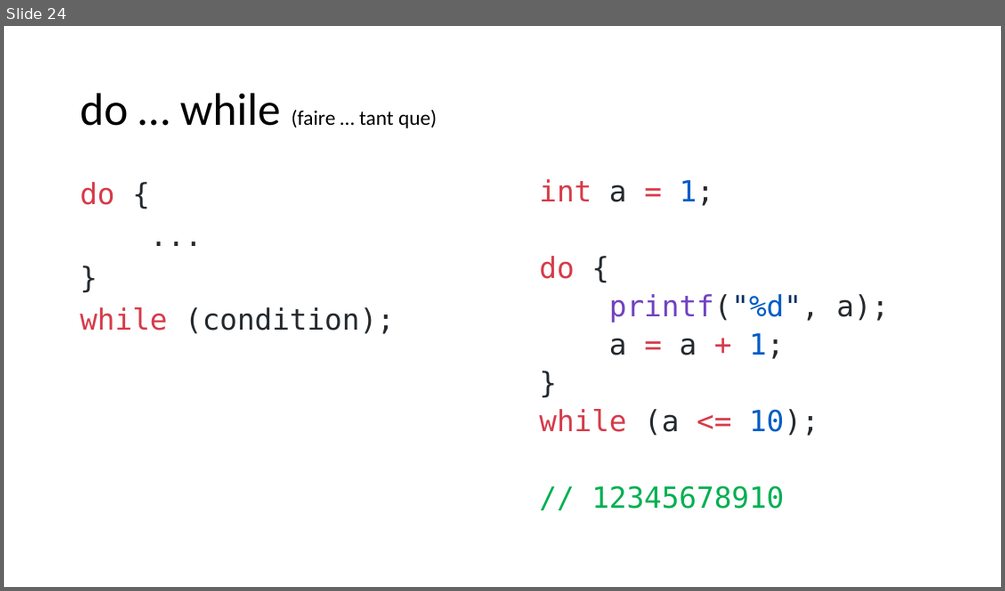
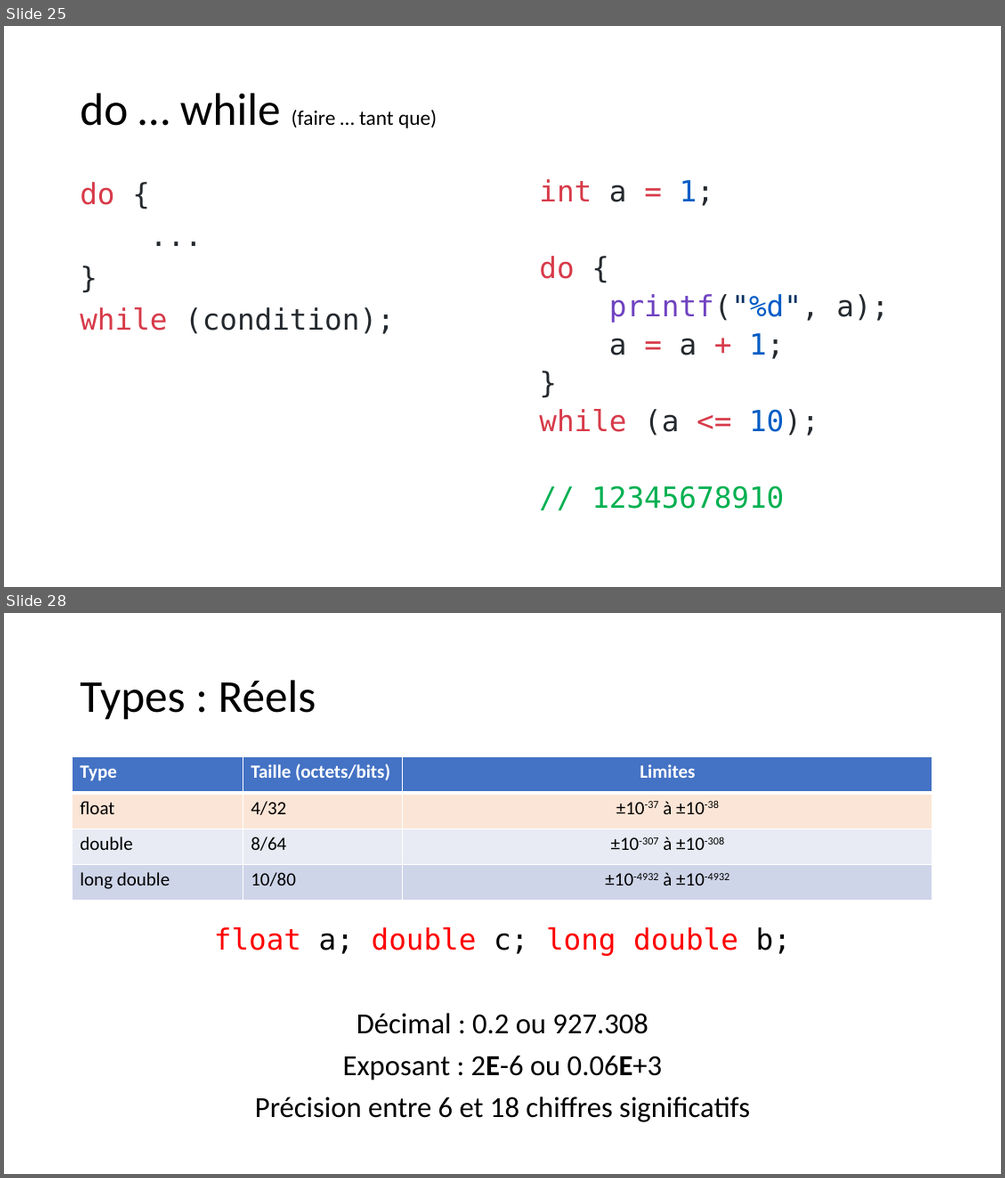
Before and after one commit to Firestorm49/bts-1, a slide deck: 02_C/02_Types-et-operateurs/Types et opérateurs en C.pptx. Shown one above the other, each under a label of ours: slide 24 before the commit, slides 25 and 28 after it; the slides between them are not shown. The pictures are 1005x591 and 1005x1178 pixels, drawn with LibreOffice and Linux fonts; fonts in the diff are those of the drawing. Boxes give left, top, right and bottom in pixels: in the first picture for what was removed or moved away, otherwise in the second. Text is boxed around its words. In the diff, an @@ line names an element or a change of style, - is before the commit and + after.

```diff
--- a/02_C/02_Types-et-operateurs/Types et opérateurs en C.pptx
+++ b/02_C/02_Types-et-operateurs/Types et opérateurs en C.pptx
@@ slide 28 added at (4, 613, 1001, 1174), background #FFFFFF @@
@@ title added at (80, 680, 316, 720), 44 pt, text #000000 @@
+Types : Réels
@@ table added at (73, 756, 933, 900), 4 rows, 3 columns @@
+Type | Taille (octets/bits) | Limites
+float | 4/32 | ±10-37 à ±10-38
+double | 8/64 | ±10-307 à ±10-308
+long double | 10/80 | ±10-4932 à ±10-4932
@@ text added at (214, 927, 791, 1122), 28 pt, text #000000 @@
+float a; double c; long double b;
+Décimal : 0.2 ou 927.308
+Exposant : 2E-6 ou 0.06E+3
+Précision entre 6 et 18 chiffres significatifs
@@ what was slide 24 is now slide 25 @@
```
Also in this commit, not shown: 3 slides changed, 13 other slides added, 6 other files.
